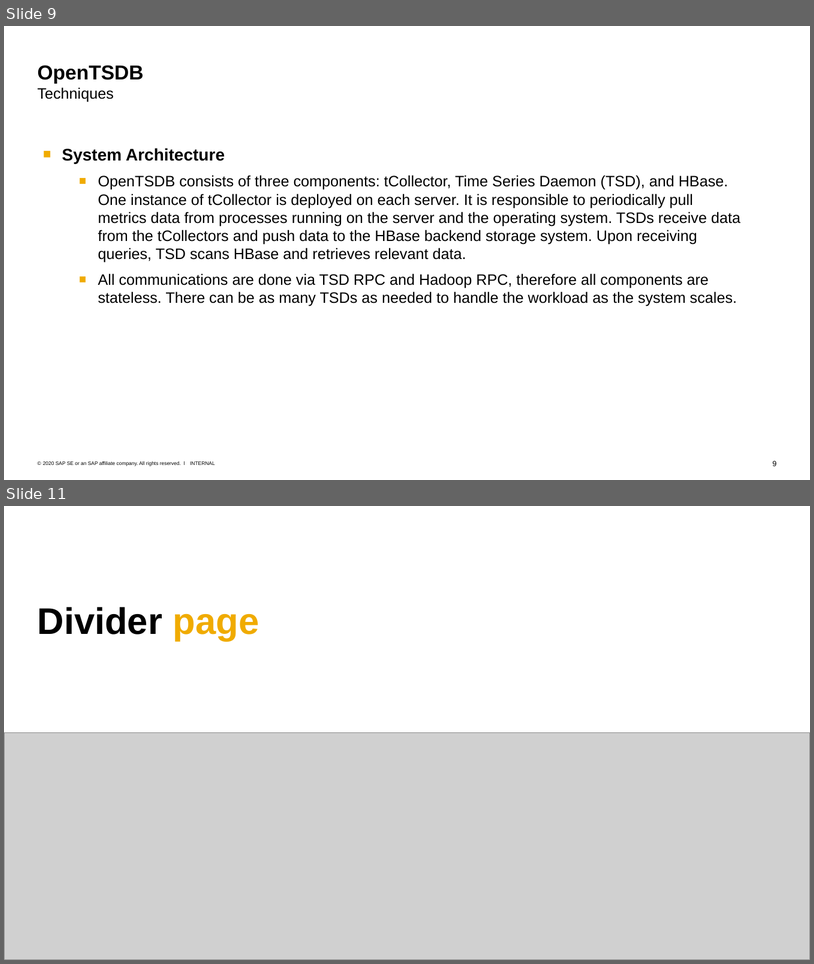
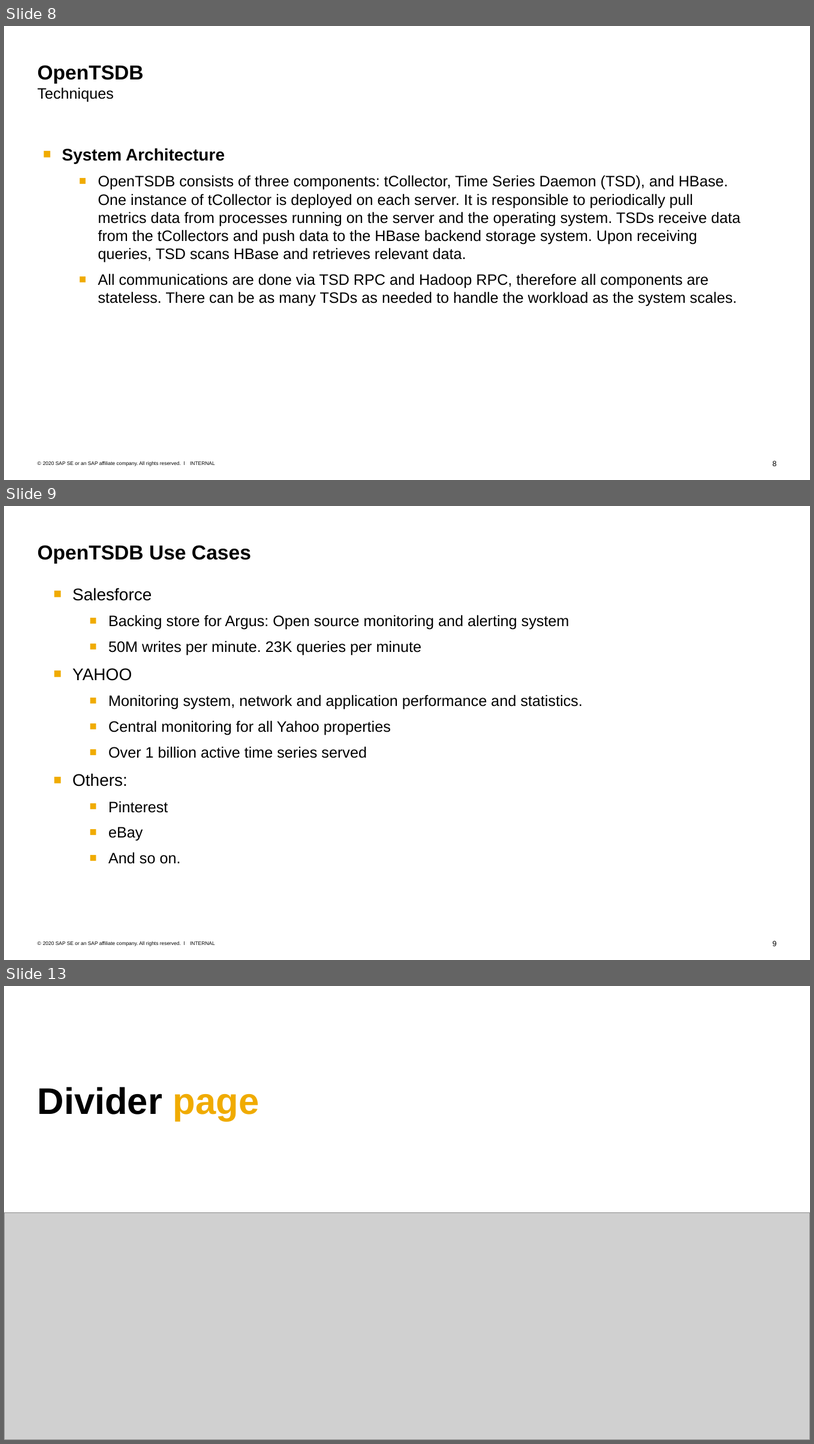
Before and after one commit to Voidkai/Survey_on_NoSQL, a slide deck: NoSQL/The_Survey_On_OpenTSDB.pptx. Shown one above the other, each under a label of ours: slides 9 and 11 before the commit, slides 8, 9 and 13 after it; the slides between them are not shown. The pictures are 814x964 and 814x1444 pixels, drawn with LibreOffice and Linux fonts; fonts in the diff are those of the drawing; grey boxes stand for pictures. Boxes give left, top, right and bottom in pixels: in the first picture for what was removed or moved away, otherwise in the second. Text is boxed around its words. In the diff, an @@ line names an element or a change of style, - is before the commit and + after.

```diff
--- a/NoSQL/The_Survey_On_OpenTSDB.pptx
+++ b/NoSQL/The_Survey_On_OpenTSDB.pptx
@@ slide 9 added at (4, 506, 810, 960), background #FFFFFF; not listed: 3 template elements that a slide beside it also shows @@
@@ title added at (38, 545, 251, 564), 24 pt, text #000000, bold @@
+OpenTSDB Use Cases
@@ text added at (72, 588, 582, 864), 18 pt, text #000000 @@
+■ Salesforce
+  ■ Backing store for Argus: Open source monitoring and alerting system
+  ■ 50M writes per minute. 23K queries per minute
+■ YAHOO
+  ■ Monitoring system, network and application performance and statistics.
+  ■ Central monitoring for all Yahoo properties
+  ■ Over 1 billion active time series served
+■ Others:
+  ■ Pinterest
+  ■ eBay
+  ■ And so on.
@@ what was slide 9 is now slide 8 @@
@@ what was slide 11 is now slide 13 @@
```
Also in this commit, not shown: 3 other slides added, 2 slides removed.
